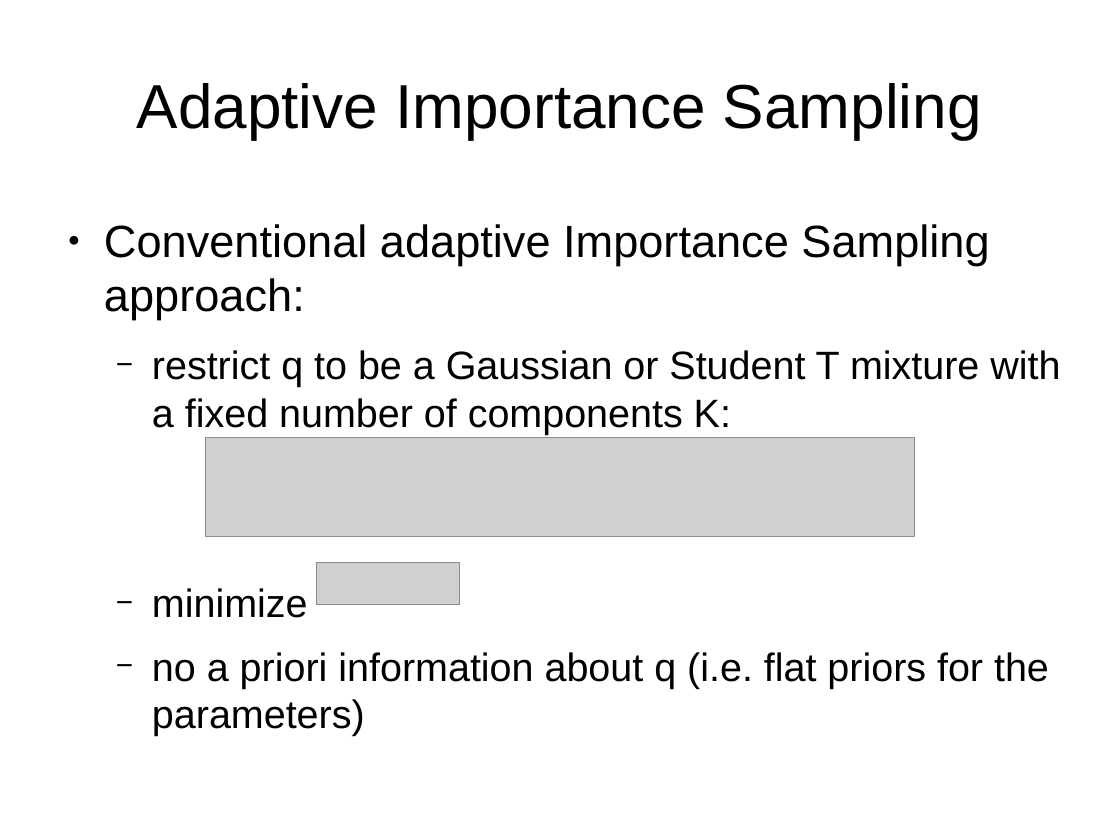
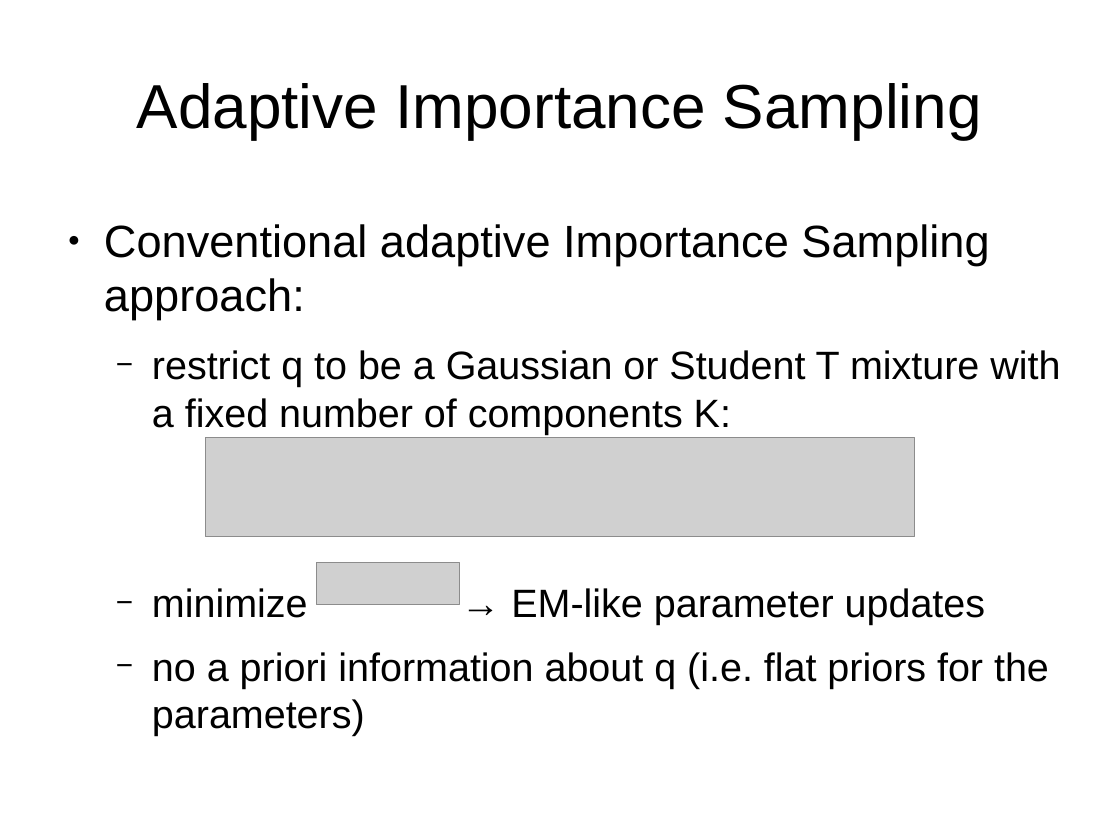
Before and after one commit to jPhy/master_thesis, a slide deck: slide 3 of presentation_25_July_BAT_day/presentation.odp. Drawn at 1120x840 pixels with LibreOffice and Linux fonts; fonts in the diff are those of the drawing; grey boxes stand for pictures. Boxes give left, top, right and bottom in pixels: in the first picture for what was removed or moved away, otherwise in the second. Text is boxed around its words. In the diff, an @@ line names an element or a change of style, - is before the commit and + after.

```diff
--- a/presentation_25_July_BAT_day/presentation.odp
+++ b/presentation_25_July_BAT_day/presentation.odp
@@ text at bbox=[152, 588, 985, 625]: text changed @@
-  − minimize
+  − minimize → EM-like parameter updates
```
Also in this commit, not shown: 6 other slides changed, 1 slide added, 1 slide removed, 2 other files.
